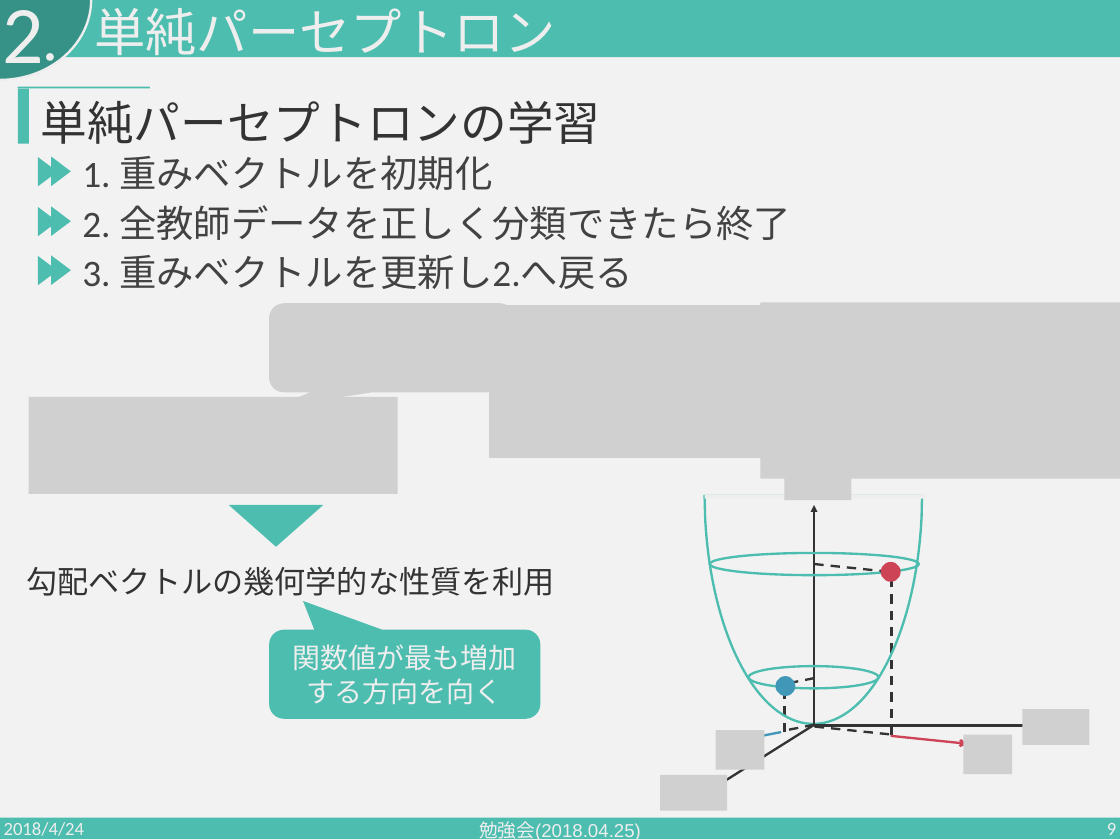
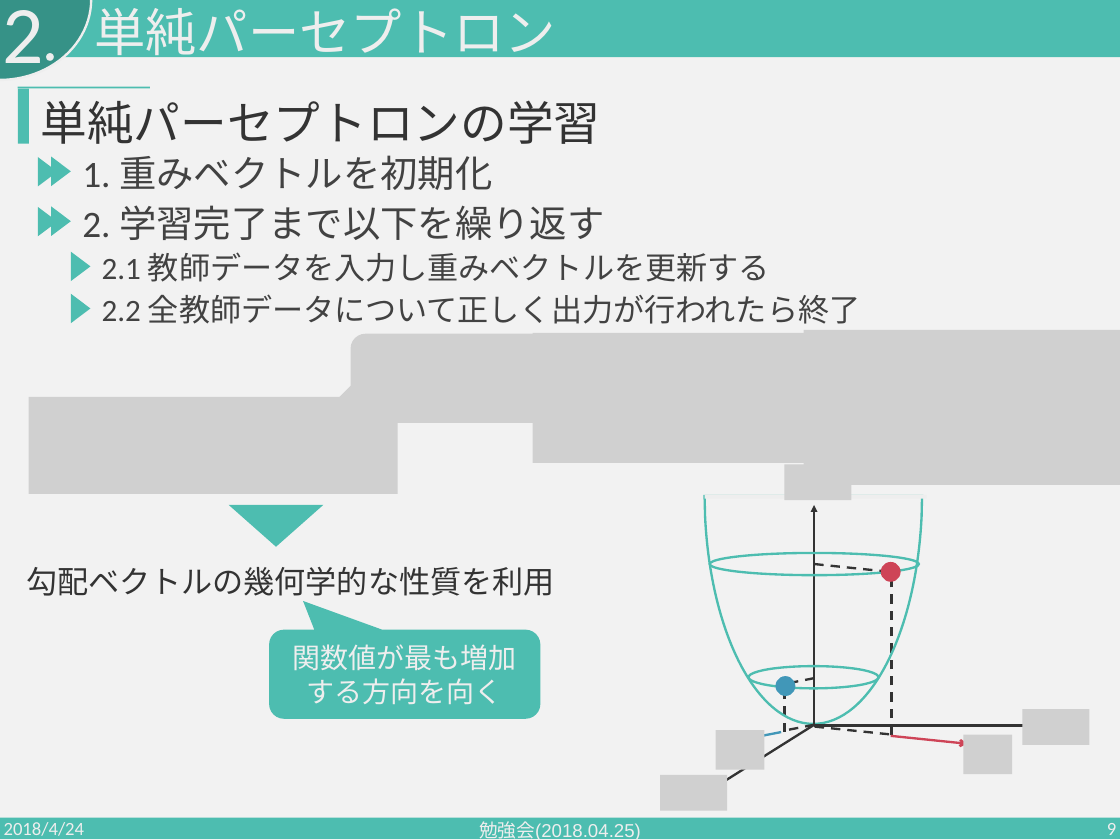
Before and after one commit to PajamaDrive/lab-study, a slide deck: slide 9 of 勉強会2018.04.25.pptx. Drawn at 1120x840 pixels with LibreOffice and Linux fonts; fonts in the diff are those of the drawing; grey boxes stand for pictures. Boxes give left, top, right and bottom in pixels: in the first picture for what was removed or moved away, otherwise in the second. Text is boxed around its words. In the diff, an @@ line names an element or a change of style, - is before the commit and + after.

```diff
--- a/勉強会2018.04.25.pptx
+++ b/勉強会2018.04.25.pptx
@@ text added at <box>82,205,604,240</box>, 48 pt, text #424242 @@
+2. 学習完了まで以下を繰り返す
@@ triangle: place and size @@
-triangle at <box>52,255,71,285</box>
+triangle at <box>71,251,91,281</box>
@@ text at <box>102,252,770,282</box>: text changed; size 48 to 40 pt @@
-3. 重みベクトルを更新し2.へ戻る
+2.1 教師データを入力し重みベクトルを更新する
@@ triangle: place and size @@
-triangle at <box>38,256,58,286</box>
+triangle at <box>71,293,91,323</box>
@@ text at <box>102,294,860,324</box>: text changed; size 48 to 40 pt @@
-2. 全教師データを正しく分類できたら終了
+2.2 全教師データについて正しく出力が行われたら終了
@@ picture removed at <box>269,304,515,393</box> @@
@@ picture added at <box>351,334,596,423</box> @@
@@ picture: place and size @@
-picture at <box>489,305,772,458</box>
+picture at <box>533,333,815,463</box>
@@ picture: place and size @@
-picture at <box>760,302,1120,479</box>
+picture at <box>804,330,1120,485</box>
```
Also in this commit, not shown: 16 other slides changed, 2 slides added.
